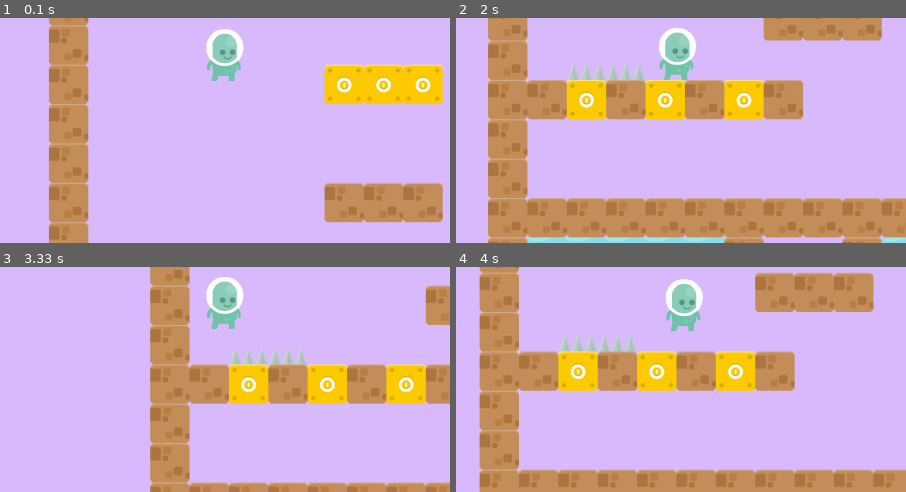
Above: before the commit, frames 1-4 (two rows, left to right).
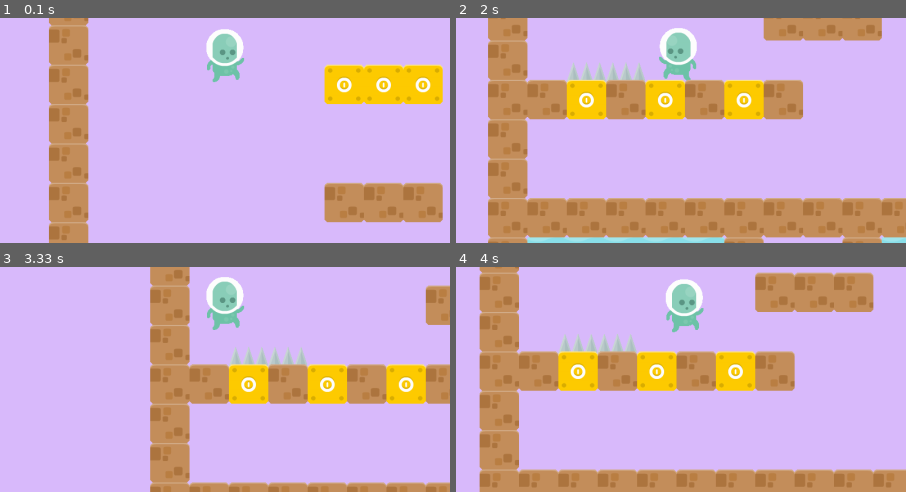
Above: after the commit, the same moments.

Repository: MahentNik/Project_pygame
Game: pygame game, started from main.py
Two runs of this game, one before a commit and one after it. Both use one fixed random seed, a clock stepped at 60 frames per second and the inputs below.
Inputs:
- Up to frame 1 (0.1 s): no input
- Up to frame 2 (2 s): hold Right 0.33-0.8 s; hold Up 0.83-1.13 s; hold Right 1.17-1.63 s; hold Left from 1.67 s (still down)
- Up to frame 3 (3.33 s): release Left at 2.2 s; hold Down 2.23-2.53 s; hold Left 2.57-2.97 s
- Up to frame 4 (4 s): hold Right from 3.4 s (still down)
The pictures show only the part of the screen within x 25-75%, y 42-92%; the shares and areas given below are measured in that part.

The runs differ from the first frame. In frame 1, 0.2% of the frame differs, in the area x 46-55%, y 17-29%; in frame 2, 0.5%, in the area x 45-54%, y 4-28%; in frame 3, 0.2%; in frame 4, 0.2%.

Commit message:
movements (incompletely)

Diff:
--- a/main.py
+++ b/main.py
@@ -88,7 +88,7 @@
     coin_box = load_image("boxCoin.png", -1)
     coin_im = load_image("coinGold1.png", -1)
     spike_im = load_image('spikes.png', -1)
-    hero_images = [stand_im, jump_im, walk_im]
+    hero_images = [stand_im, walk_im, jump_im]
     images = [hero_images, brick, snail_image, fish_image, ladder_image, water_image, coin_box, coin_im, spike_im]
     for_hud = [load_image("no_hp.png", -1), load_image("half_hp.png", -1), load_image("hp.png", -1),
                load_image("o2.png"), coin_im]
@@ -114,10 +114,13 @@
     hero, level_x, level_y = create_level(PRIMITIVE_LEVEL, images)
     hud = Hud(hero, 0, 0, for_hud, numbers, hud_group, all_sprites)
     camera = Camera((level_x, level_y), WIDTH, HEIGHT)
+
     is_left = is_right = False
     up = False
     wat_up = False
     wat_down = False
+
+    pygame.time.set_timer(FRAME_CHANGE, 60)
 
     running = True
     while running:
@@ -159,6 +162,8 @@
                 is_time_o2 = True
             if event.type == RELOAD__o2:
                 is_time__o2 = True
+            if event.type == FRAME_CHANGE:
+                hero.frame_changes(is_left, is_right)
         camera.update(hero)
 
         for sprite in all_sprites:
--- a/player.py
+++ b/player.py
@@ -16,6 +16,7 @@
         super().__init__(*groups)
         self.images = images
         self.image = self.images[0]
+        self.mirrored_images = [pygame.transform.flip(frame, True, False) for frame in self.images]
         self.mask = pygame.mask.from_surface(self.image)
         self.rect = self.image.get_rect().move(tile_width * pos_x,
                                                tile_height * pos_y)
@@ -61,6 +62,22 @@
             self.ladder_collide(wat_up, wat_down, left, right, let_group)
         if other_collide(self, enemy_group) or other_collide(self, spikes_group):
             self.enemy_collide(enemy_group, spikes_group, let_group)
+
+    # смена кадров
+    def frame_changes(self, left, right):
+        cur_frame = 0
+        if left:
+            cur_images = self.mirrored_images
+        else:
+            cur_images = self.images
+
+        if self.on_Ground and not (left or right):
+            self.image = cur_images[0]
+        elif self.on_Ground and (left or right):
+            cur_frame = (cur_frame + 1) % len(cur_images)
+            self.image = cur_images[:2][cur_frame]
+        else:
+            self.image = cur_images[2]
 
     # столкновения с врагами
     def enemy_collide(self, enemy_group, spikes_group, let_group):
